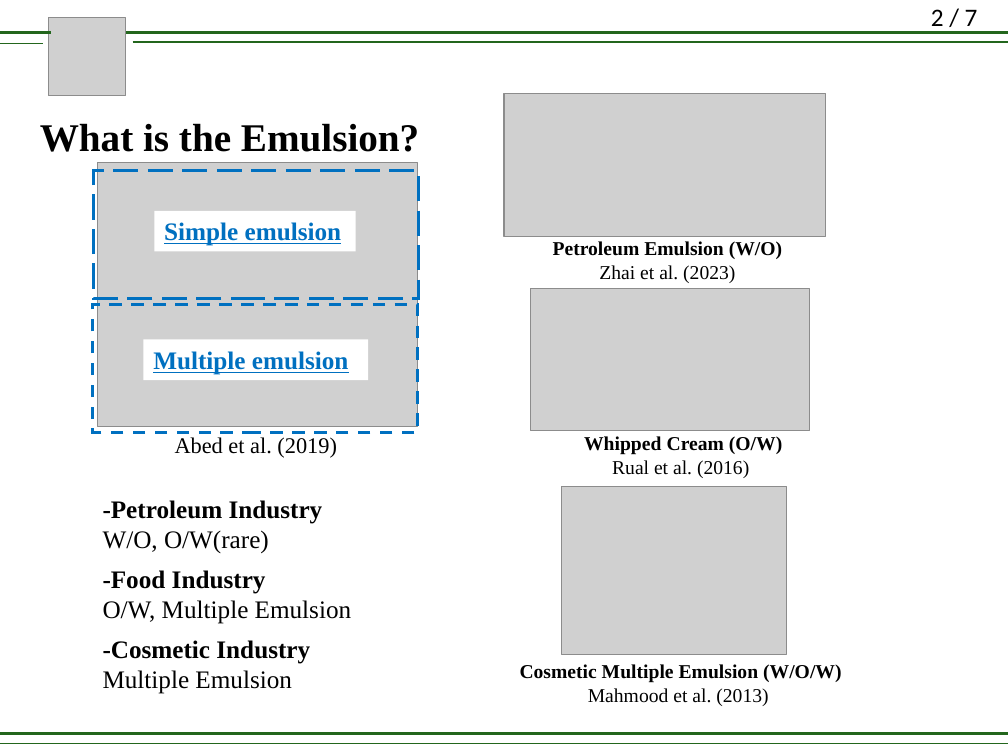
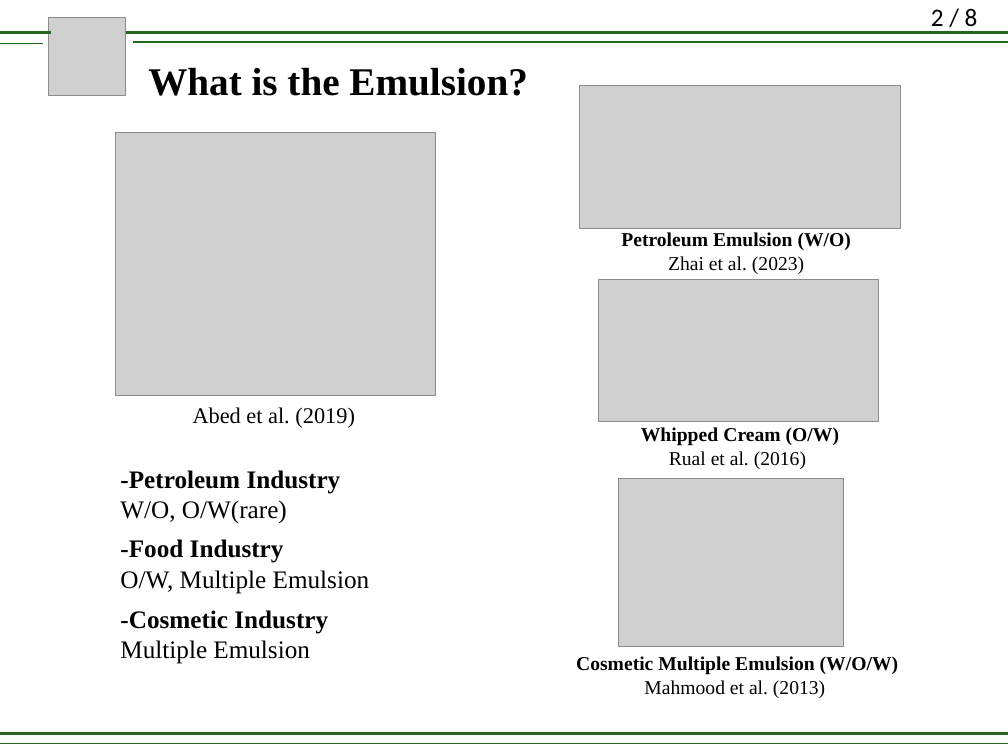
Before and after one commit to lirifuzui/UVPReader, a slide deck: slide 2 of RM_01.pptx. Drawn at 1008x756 pixels with LibreOffice and Linux fonts; fonts in the diff are those of the drawing; grey boxes stand for pictures. Boxes give left, top, right and bottom in pixels: in the first picture for what was removed or moved away, otherwise in the second. Text is boxed around its words. In the diff, an @@ line names an element or a change of style, - is before the commit and + after.

```diff
--- a/RM_01.pptx
+++ b/RM_01.pptx
@@ page number at [931, 8, 978, 32]: text changed @@
-2 / 7
+2 / 8
@@ text "What is the Emulsion?": place and size @@
-text "What is the Emulsion?" at [40, 123, 419, 152]
+text "What is the Emulsion?" at [148, 67, 527, 96]
@@ picture: place and size @@
-picture at [504, 93, 826, 236]
+picture at [580, 85, 901, 228]
@@ rectangle removed at [94, 170, 418, 298] @@
@@ rectangle removed at [154, 211, 356, 251] @@
-Simple emulsion
@@ text "Petroleum Emulsion (W/O)": place and size @@
-text "Petroleum Emulsion (W/O)" at [553, 241, 782, 283]
+text "Petroleum Emulsion (W/O)" at [621, 232, 851, 274]
@@ picture: place and size @@
-picture at [530, 289, 810, 431]
+picture at [599, 280, 879, 422]
@@ rectangle removed at [93, 304, 417, 432] @@
@@ rectangle removed at [143, 340, 368, 380] @@
-Multiple emulsion
@@ text "Whipped Cream (O/W)": place and size @@
-text "Whipped Cream (O/W)" at [584, 436, 782, 478]
+text "Whipped Cream (O/W)" at [641, 427, 839, 469]
@@ picture: place and size @@
-picture at [561, 486, 786, 654]
+picture at [619, 479, 844, 647]
@@ 4 texts, 1 picture: place and size @@
-4 texts, 1 picture at [98, 162, 417, 694]
+4 texts, 1 picture at [116, 132, 435, 664]
@@ text "Cosmetic Multiple Emulsion (W/O/W)": place and size @@
-text "Cosmetic Multiple Emulsion (W/O/W)" at [520, 664, 842, 706]
+text "Cosmetic Multiple Emulsion (W/O/W)" at [576, 656, 899, 698]
```
Also in this commit, not shown: 6 other slides changed, 1 slide added, 1 other file.
